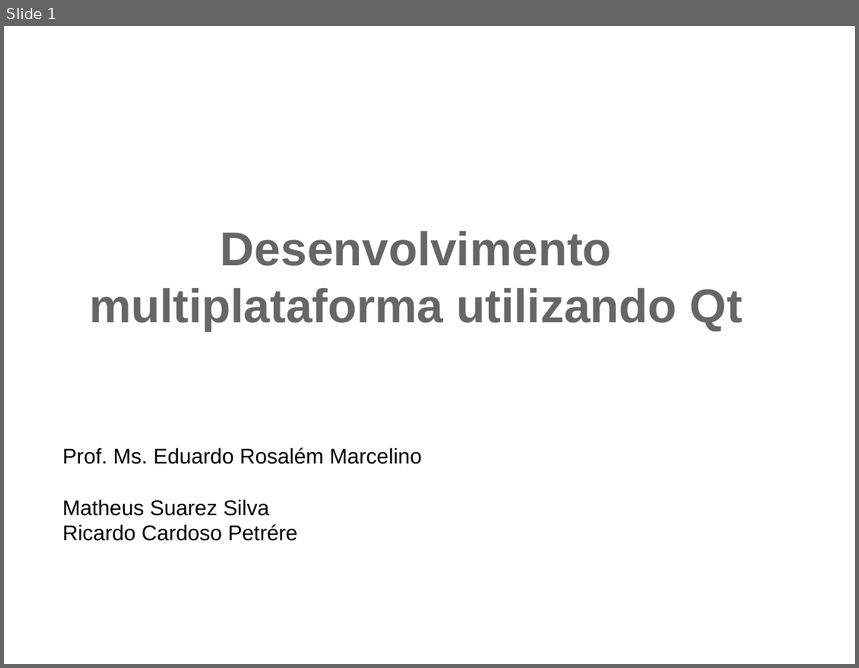
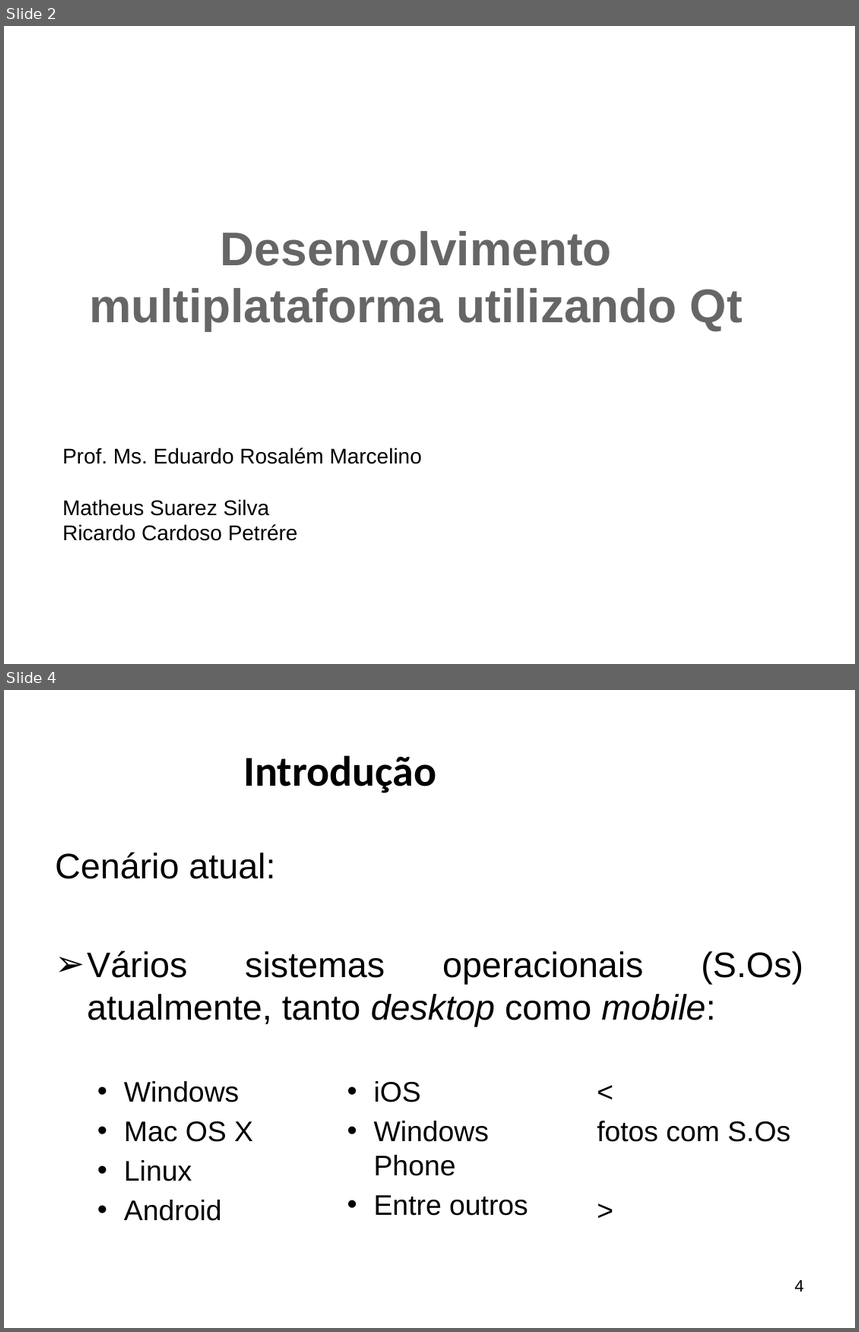
Before and after one commit to ricardopetrere/TCC_FTT, a slide deck: documentos/Apresentação Banca.pptx. Shown one above the other, each under a label of ours: slide 1 before the commit, slides 2 and 4 after it; the slides between them are not shown. The pictures are 859x668 and 859x1332 pixels, drawn with LibreOffice and Linux fonts; fonts in the diff are those of the drawing; background and template pictures are left out. Boxes give left, top, right and bottom in pixels: in the first picture for what was removed or moved away, otherwise in the second. Text is boxed around its words. In the diff, an @@ line names an element or a change of style, - is before the commit and + after.

```diff
--- a/documentos/Apresentação Banca.pptx
+++ b/documentos/Apresentação Banca.pptx
@@ slide 4 added at (4, 690, 855, 1328), background picture (left out) @@
@@ title added at (243, 755, 436, 793), 36 pt, text #000000, bold @@
+Introdução
@@ text added at (55, 852, 804, 1027), 30 pt, text #000000 @@
+Cenário atual:
+➢ Vários sistemas operacionais (S.Os) atualmente, tanto desktop como mobile:
@@ text added at (124, 1081, 791, 1221), 24 pt, text #000000 @@
+  • Windows
+  • Mac OS X
+  • Linux
+  • Android
+  • iOS
+  • Windows Phone
+  • Entre outros
+  <
+  fotos com S.Os
+  >
@@ page number added at (795, 1281, 804, 1292), 14 pt, text #000000 @@
+4
@@ what was slide 1 is now slide 2 @@
```
Also in this commit, not shown: 7 slides changed, 9 other slides added, 23 slides removed.
